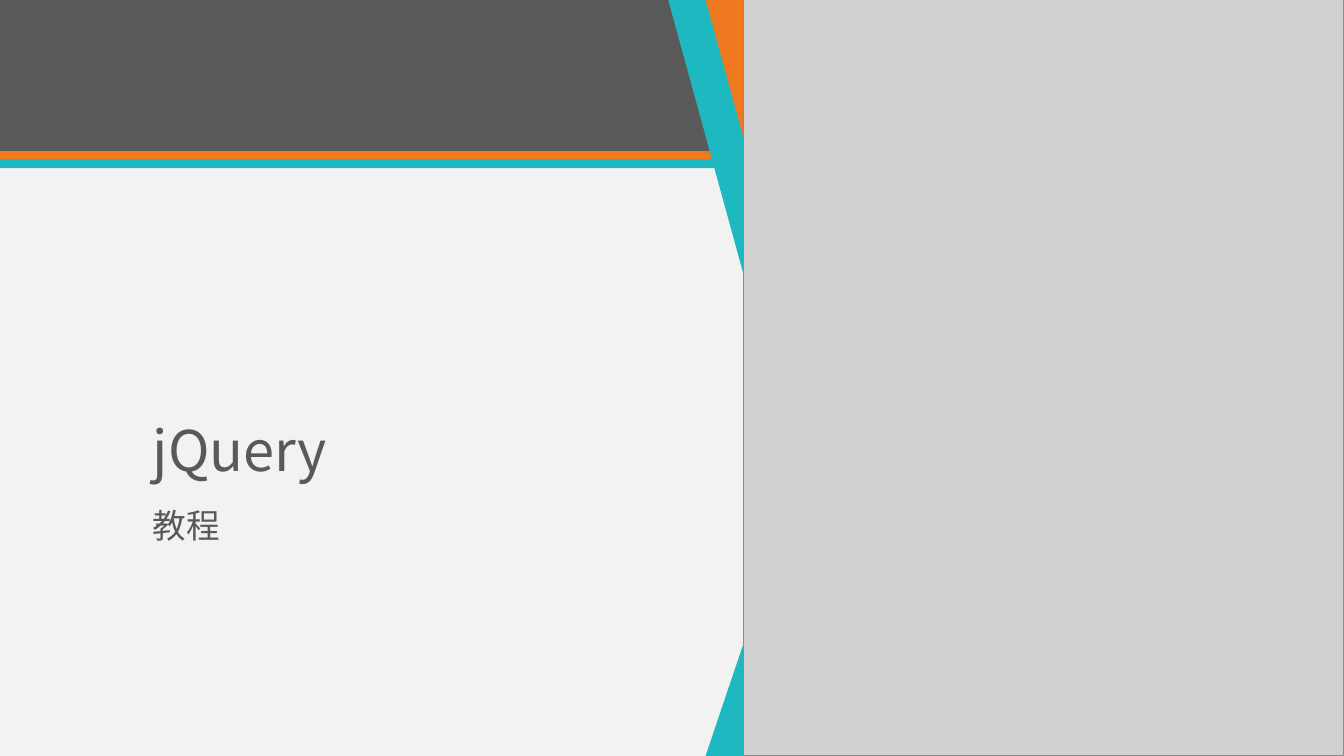
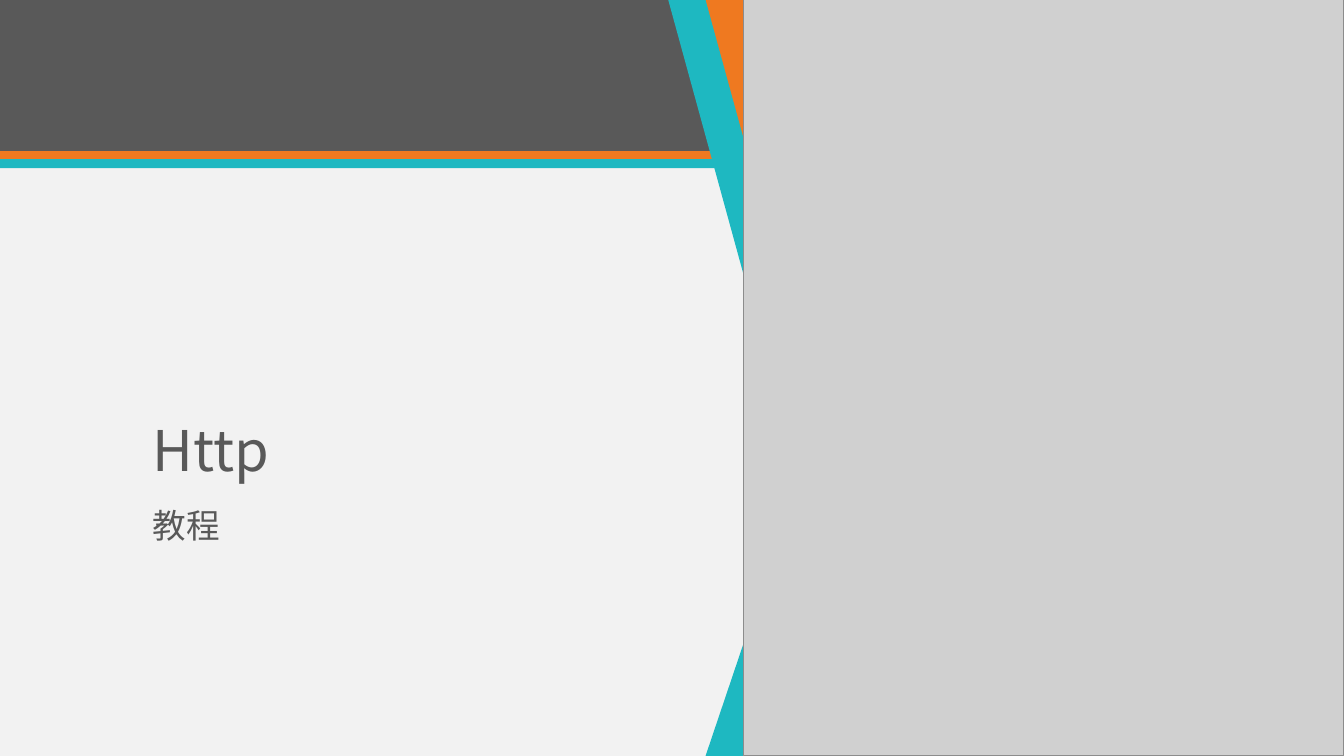
Before and after one commit to eventao/courseware, a slide deck: slide 1 of ppt/http.pptx. Drawn at 1344x756 pixels with LibreOffice and Linux fonts; fonts in the diff are those of the drawing; grey boxes stand for pictures. Boxes give left, top, right and bottom in pixels: in the first picture for what was removed or moved away, otherwise in the second. Text is boxed around its words. In the diff, an @@ line names an element or a change of style, - is before the commit and + after.

Commit message:
http

```diff
--- a/ppt/http.pptx
+++ b/ppt/http.pptx
@@ title at box(153, 430, 269, 484): text changed @@
-jQuery
+Http
```
Also in this commit, not shown: 2 other slides changed, 9 slides added, 7 slides removed.
